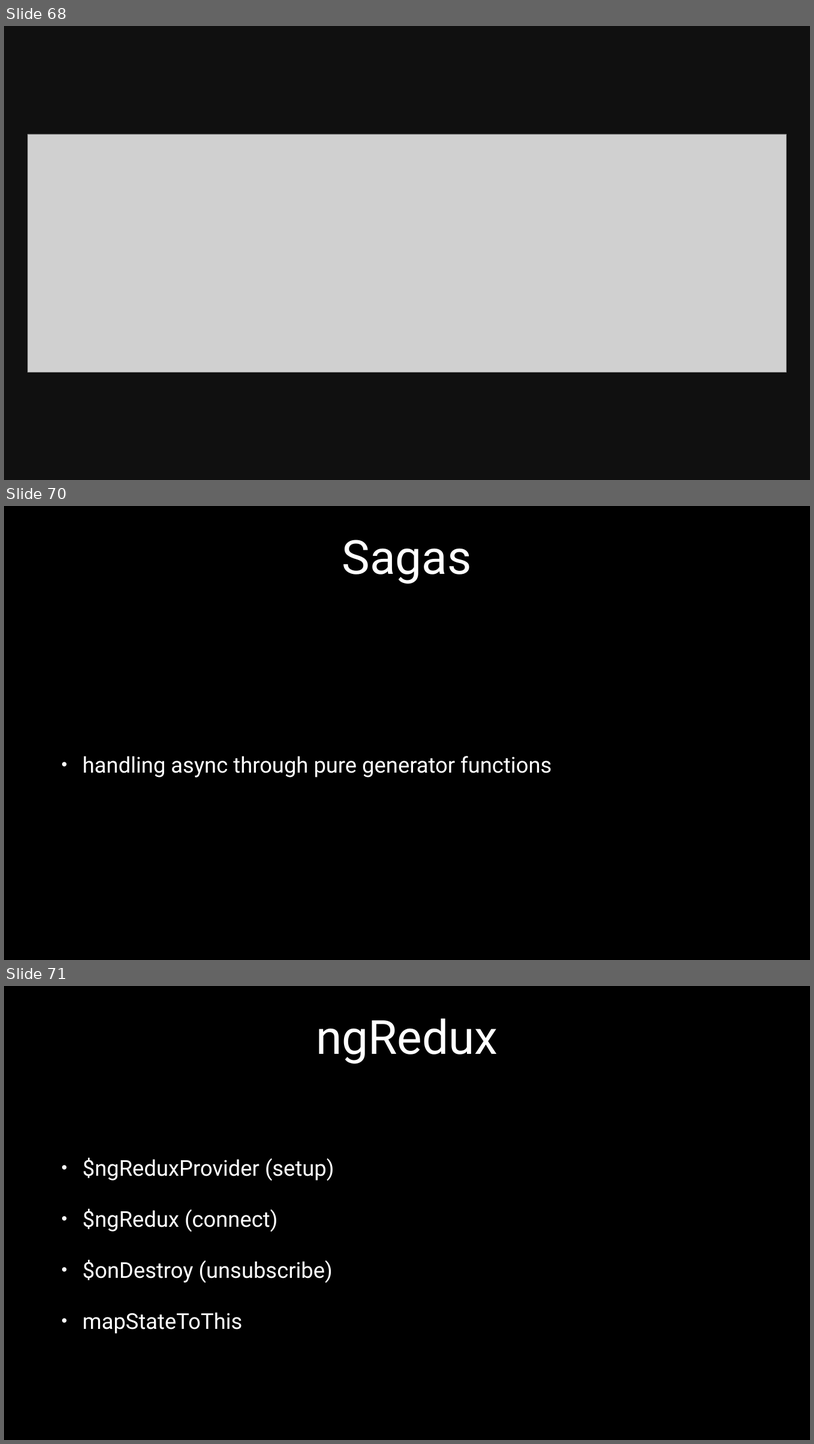
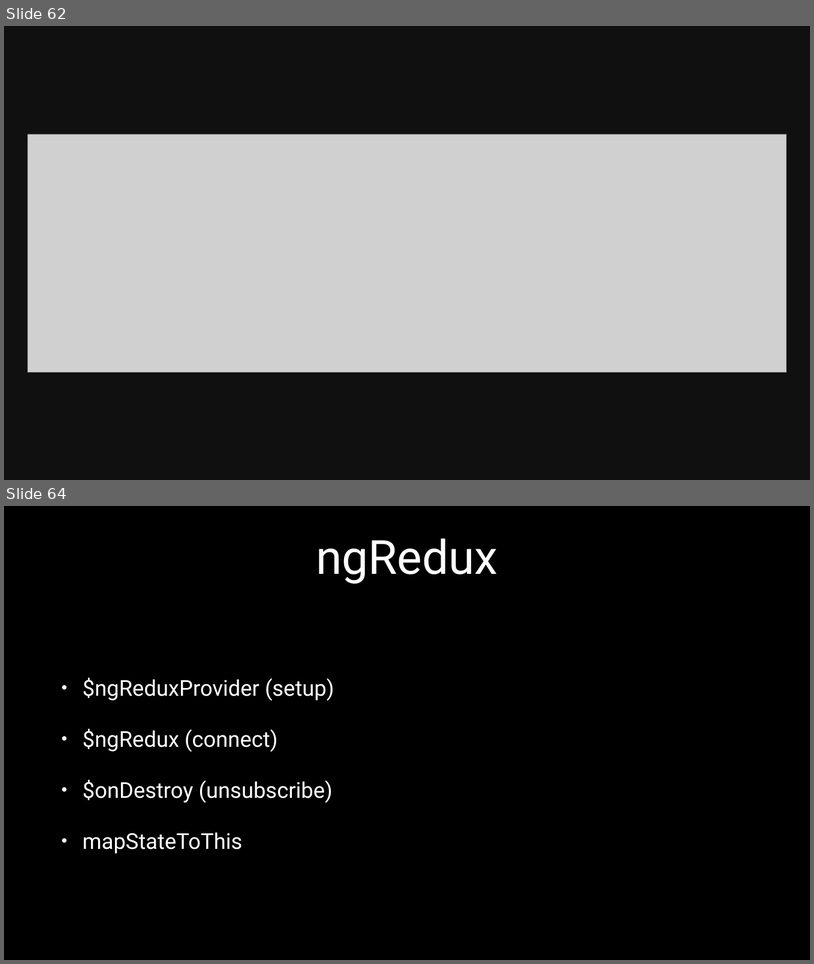
Before and after one commit to JesterXL/redux-ngredux-sagas-angular-presentation, a slide deck: redux-preso-nationjs-9.16.2016.pptx. Shown one above the other, each under a label of ours: slides 68, 70 and 71 before the commit, slides 62 and 64 after it; the slides between them are not shown. The pictures are 814x1444 and 814x964 pixels, drawn with LibreOffice and Linux fonts; fonts in the diff are those of the drawing; grey boxes stand for pictures. Boxes give left, top, right and bottom in pixels: in the first picture for what was removed or moved away, otherwise in the second. Text is boxed around its words. In the diff, an @@ line names an element or a change of style, - is before the commit and + after.

```diff
--- a/redux-preso-nationjs-9.16.2016.pptx
+++ b/redux-preso-nationjs-9.16.2016.pptx
@@ slide 70 removed at [4, 506, 810, 960], background #000000 @@
@@ title removed at [342, 540, 472, 584] @@
-Sagas
@@ text removed at [83, 756, 552, 777] @@
-• handling async through pure generator functions
@@ what was slide 68 is now slide 62 @@
@@ what was slide 71 is now slide 64 @@
```
Also in this commit, not shown: 13 slides changed, 7 slides added, 13 other slides removed, 2 other files.
